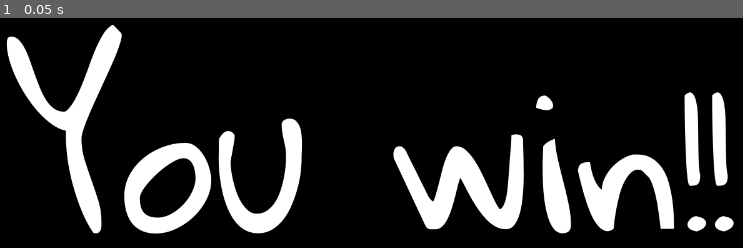
Above: before the commit, frame 1.
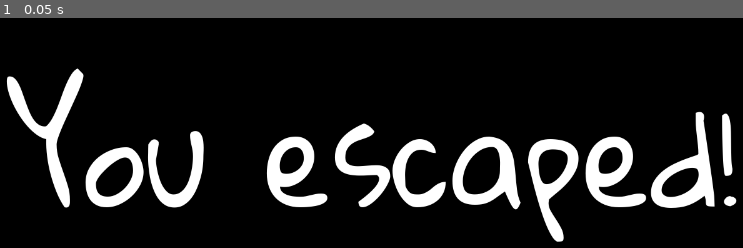
Above: after the commit, the same moment.

Repository: dsaltares/ludumdare-47
Game: Godot game, scene res://Screens/GameOver.tscn
Same seed, same stepped clock (60 frames per second), same inputs: the game is played once before the commit and once after it. This scene is started directly instead of the project's main scene.
Inputs:
- Up to frame 1 (0.05 s): no input

The runs differ from the first frame. In frame 1, 22% of the frame differs, in the area x 0-100%, y 3-98%.

Commit message:
change escape message

Diff:
--- a/game/Screens/GameOver.tscn
+++ b/game/Screens/GameOver.tscn
@@ -4,7 +4,7 @@
 [ext_resource path="res://Screens/GameOver.gd" type="Script" id=2]
 
 [sub_resource type="DynamicFont" id=1]
-size = 300
+size = 200
 font_data = ExtResource( 1 )
 
 [node name="GameOver" type="ColorRect"]
@@ -23,10 +23,10 @@
 anchor_bottom = 0.5
 margin_left = -640.0
 margin_top = -360.0
-margin_right = 639.0
+margin_right = 643.0
 margin_bottom = 358.0
 custom_fonts/font = SubResource( 1 )
-text = "You win!!"
+text = "You escaped!"
 align = 1
 valign = 1
 __meta__ = {
